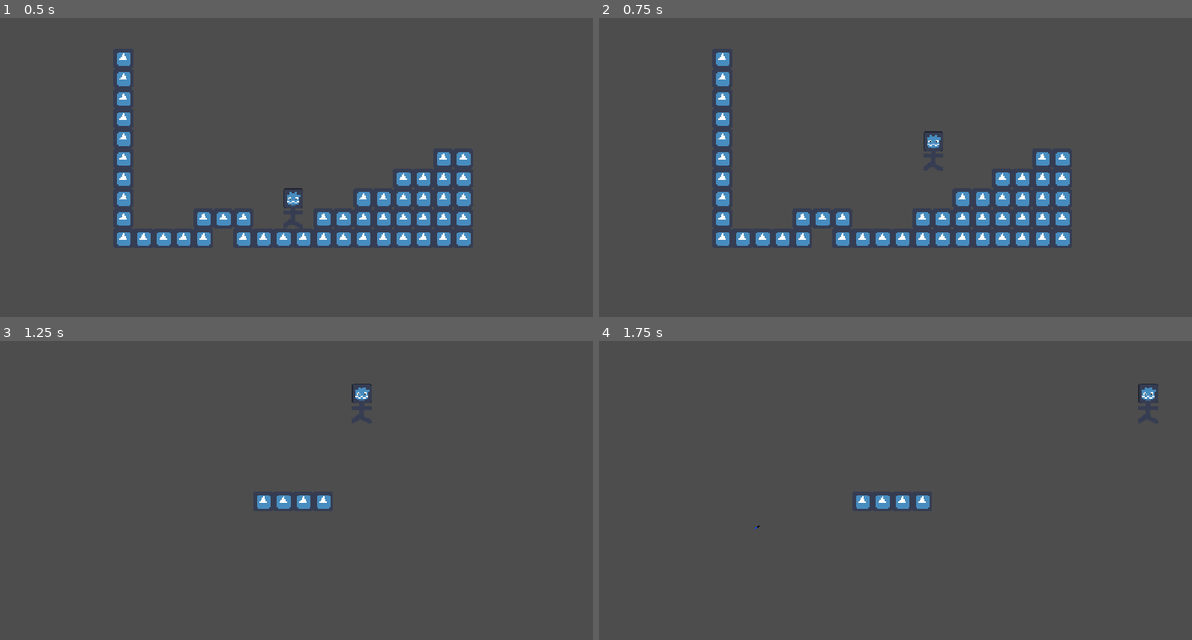
Above: before the commit, frames 1-4 (two rows, left to right).
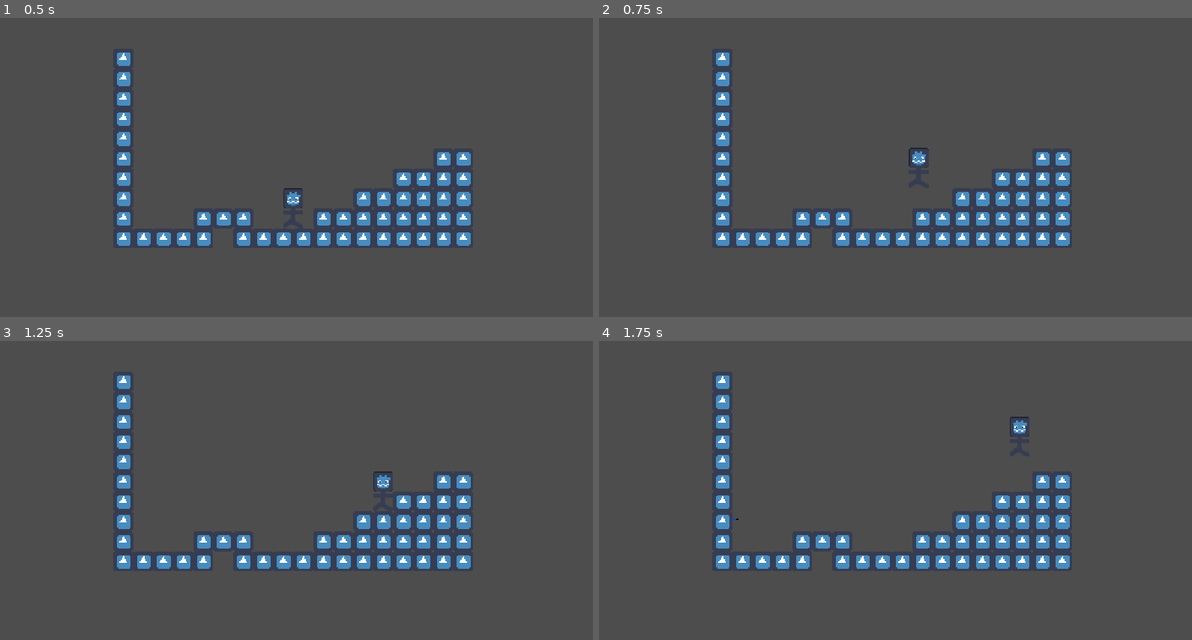
Above: after the commit, the same moments.

Repository: DISN-kolo/jesters_quest_GGJ24
Game: Godot game, scene res://Levels/Level0.tscn
Same seed, same stepped clock (60 frames per second), same inputs: the game is played once before the commit and once after it. The engine's default icon, where the game draws it, is replaced by a stand-in: a white triangle on a blue panel in a dark square.
Inputs (mouse positions are in pixels of both pictures, inside the frame that each line leads up to):
- Up to frame 1 (0.5 s): no input
- Up to frame 2 (0.75 s): move the mouse to (1025, 131) at 0.52 s; hold Right (right) from 0.53 s (still down); tap Space (jump) at 0.6 s
- Up to frame 3 (1.25 s): keep holding Right (right); tap Space (jump) at 0.77, 1.07 s
- Up to frame 4 (1.75 s): keep holding Right (right); move the mouse to (770, 487) at 1.27 s; click (770, 487) at 1.35 s; tap Space (jump) at 1.52, 1.55 s

Frame 1 is identical in both runs. In frame 2, 0.2% of the frame differs, in the area x 52-59%, y 37-51%; in frame 3, 5.6%; in frame 4, 5.6%, in the area x 19-95%, y 11-77%.

Commit message:
grace period

Diff:
--- a/Characters/player.gd
+++ b/Characters/player.gd
@@ -1,9 +1,12 @@
 extends CharacterBody2D
 
 
-@export var SPEED = 300.0
-@export var JUMP_VELOCITY = -400.0
+@export var SPEED = 200.0
+@export var JUMP_VELOCITY = -300.0
 @export var down_vel_max = 400.0
+
+# jump grace
+var floorer = 1.0
 
 # Get the gravity from the project settings to be synced with RigidBody nodes.
 var gravity = ProjectSettings.get_setting("physics/2d/default_gravity")
@@ -14,9 +17,12 @@
 	if not is_on_floor():
 		velocity.y += gravity * delta
 		velocity.y = min(velocity.y, down_vel_max)
+		floorer = lerp(floorer, 0.0, 40*delta)
+	else:
+		floorer = 1.0
 
 	# Handle jump.
-	if Input.is_action_just_pressed("jump") and is_on_floor():
+	if Input.is_action_just_pressed("jump")  and floorer > 0.001:
 		velocity.y = JUMP_VELOCITY
 
 	# Get the input direction and handle the movement/deceleration.
--- a/Projectile/arrow.tscn
+++ b/Projectile/arrow.tscn
@@ -6,7 +6,7 @@
 [sub_resource type="RectangleShape2D" id="RectangleShape2D_61owc"]
 size = Vector2(2, 6)
 
-[node name="Arrow" type="RigidBody2D"]
+[node name="Arrow" type="RigidBody2D" groups=["arrow"]]
 collision_layer = 2
 collision_mask = 2
 gravity_scale = 0.369
@@ -16,7 +16,7 @@
 [node name="ArrowSprite" type="Sprite2D" parent="."]
 texture = ExtResource("1_7p4vo")
 
-[node name="ArrowCollider" type="CollisionShape2D" parent="."]
+[node name="ArrowCollider" type="CollisionShape2D" parent="." groups=["arrow"]]
 shape = SubResource("RectangleShape2D_61owc")
 
 [node name="Timer" type="Timer" parent="."]
